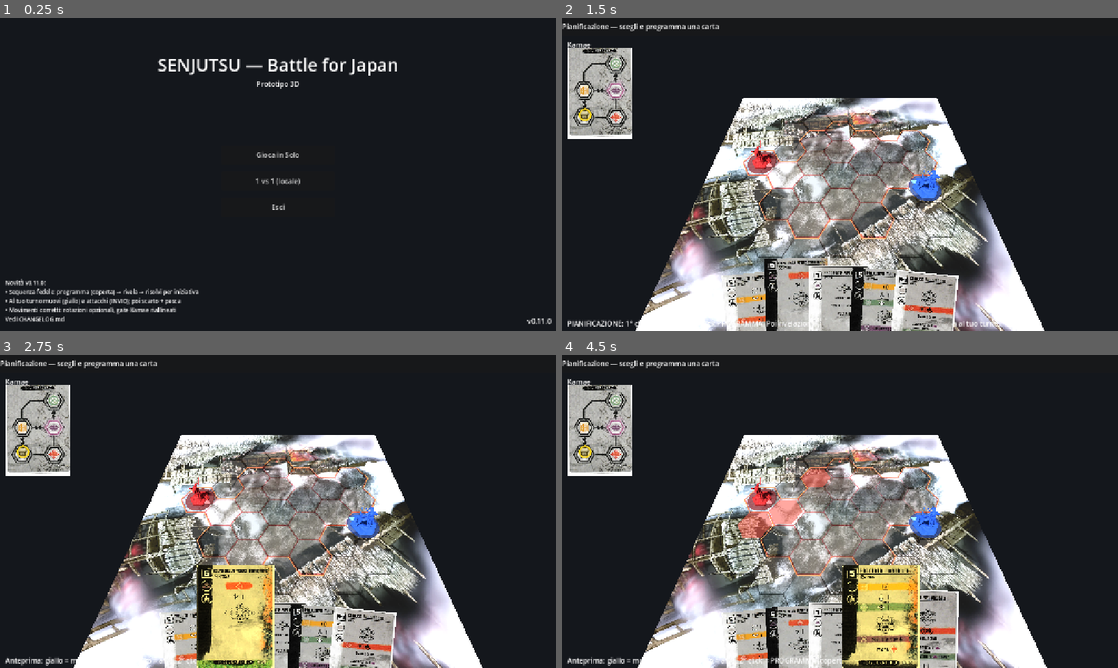
Above: before the commit, frames 1-4 (two rows, left to right).
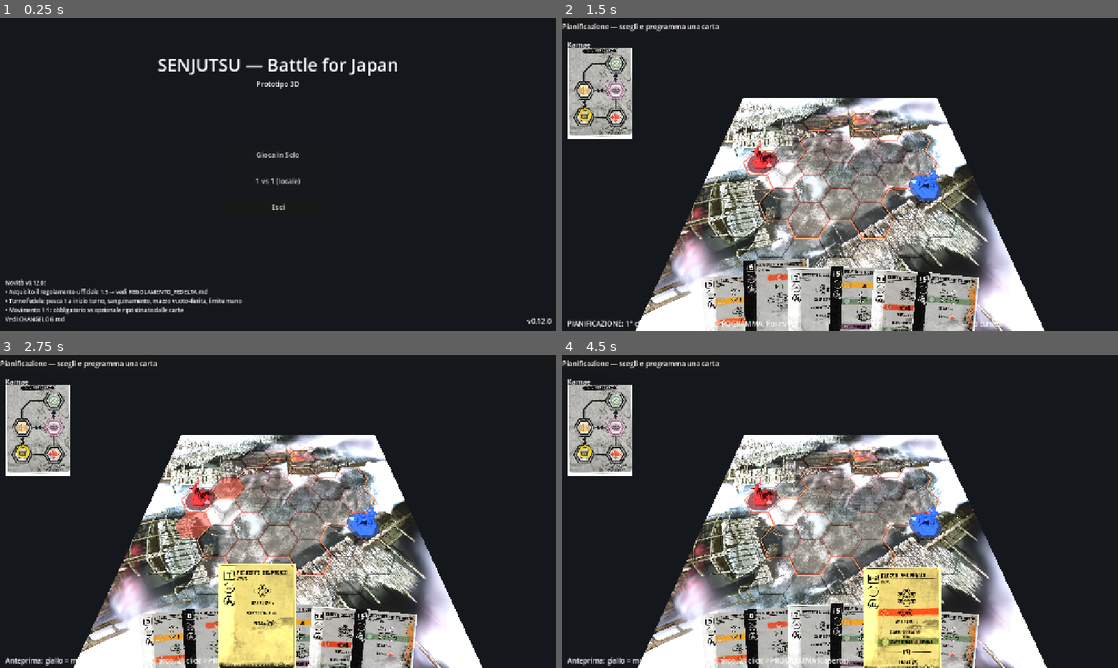
Above: after the commit, the same moments.

Repository: Tannoiser2/Sunjuntsu
Game: Godot game, scene res://scenes/Menu.tscn
Same seed, same stepped clock (60 frames per second), same inputs: the game is played once before the commit and once after it.
Inputs (mouse positions are in pixels of both pictures, inside the frame that each line leads up to):
- Up to frame 1 (0.25 s): no input
- Up to frame 2 (1.5 s): click "Gioca in Solo" at 0.5 s; tap Enter at 1.25 s; drag from (756, 315) to (895, 105) at 1.27 s
- Up to frame 3 (2.75 s): tap Space at 2 s; drag from (233, 649) to (250, 574) at 2.02 s
- Up to frame 4 (4.5 s): tap Enter at 2.75, 2.85, 4.25 s; move the mouse to (840, 646) at 2.77 s; hold Right 2.78-3.5 s; click (840, 646) at 2.92 s; tap Space at 3.5 s; drag from (878, 649) to (673, 464) at 3.52 s; drag from (923, 652) to (867, 511) at 4.27 s

The runs differ from the first frame. In frame 1, 1.1% of the frame differs, in the area x 1-98%, y 84-98%; in frame 2, 7.4%; in frame 3, 9.8%; in frame 4, 11%, in the area x 25-75%, y 36-100%.

Commit message:
Verso il regolamento 1:1: regole 1.5 acquisite, turno e movimento fedeli
- Acquisito e trascritto il regolamento ufficiale Senjutsu 1.5 (gennaio 2026)
  dal repo Tabelle_Materiali. Aggiunto REGOLAMENTO_FEDELTA.md con spec
  autorevole del turno/combattimento e analisi scostamenti + roadmap.
- Struttura di turno fedele 1.5: pesca 1 carta a inizio turno (non riempi la
  mano), sanguinamento al passo Draw, mazzo vuoto => ferita (no rimescolo),
  limite mano applicato a fine turno. Pareggi iniziativa per tipo
  (difesa->attacco->meditazione->core).
- Movimento riallineato 1:1 con le carte: ripristinata la distinzione
  obbligatorio (icona piena) vs opzionale (icona vuota) dagli audit.
  Restano da rivedere a mano #26/#27/#33/#23.
- Test aggiornati alla nuova tempistica di pesca. Versione 0.12.0.

Co-Authored-By: Claude Opus 4.8 <noreply@anthropic.com>
Claude-Session: https://claude.ai/code/session_01Pn2piErvac8EuvNU8t5qNM

Diff:
--- a/godot/data/cards/geometry.json
+++ b/godot/data/cards/geometry.json
@@ -96,7 +96,7 @@
          1
         ],
         "n": 1,
-        "opt": true
+        "opt": false
        }
       ]
      }
@@ -136,7 +136,7 @@
        {
         "t": "rot",
         "n": 1,
-        "opt": true
+        "opt": false
        }
       ]
      }
@@ -529,7 +529,7 @@
        {
         "t": "rot",
         "n": 1,
-        "opt": true,
+        "opt": false,
         "kamae": "aggression"
        }
       ]
@@ -584,7 +584,7 @@
         "t": "step",
         "dir": -1,
         "n": 1,
-        "opt": true,
+        "opt": false,
         "kamae": "balance"
        },
        {
@@ -606,7 +606,7 @@
          1
         ],
         "n": 1,
-        "opt": true,
+        "opt": false,
         "kamae": "determination"
        },
        {
@@ -642,7 +642,7 @@
         "t": "step",
         "dir": 0,
         "n": 1,
-        "opt": true,
+        "opt": false,
         "focus_cost": 1
        }
       ]
@@ -703,7 +703,7 @@
          1
         ],
         "n": 1,
-        "opt": true
+        "opt": false
        }
       ]
      },
@@ -847,7 +847,7 @@
         "t": "step",
         "dir": 0,
         "n": 1,
-        "opt": true,
+        "opt": false,
         "kamae": "aggression"
        }
       ]
@@ -1089,7 +1089,7 @@
         "t": "step",
         "dir": 0,
         "n": 1,
-        "opt": true
+        "opt": false
        }
       ]
      }
@@ -1129,7 +1129,7 @@
         "t": "step",
         "dir": 0,
         "n": 1,
-        "opt": true
+        "opt": false
        }
       ]
      }
@@ -1163,7 +1163,7 @@
         "t": "step",
         "dir": 0,
         "n": 1,
-        "opt": true
+        "opt": false
        }
       ]
      },
@@ -1174,7 +1174,7 @@
         "t": "step",
         "dir": 3,
         "n": 1,
-        "opt": true
+        "opt": false
        }
       ]
      }
@@ -1339,7 +1339,7 @@
         "t": "step",
         "dir": 0,
         "n": 1,
-        "opt": true,
+        "opt": false,
         "kamae": "determination"
        },
        {
@@ -1366,7 +1366,7 @@
         "t": "step",
         "dir": 0,
         "n": 1,
-        "opt": true
+        "opt": false
        }
       ]
      }
@@ -1403,12 +1403,12 @@
         "t": "step",
         "dir": 0,
         "n": 1,
-        "opt": true
-       },
-       {
-        "t": "rot",
-        "n": 1,
-        "opt": true
+        "opt": false
+       },
+       {
+        "t": "rot",
+        "n": 1,
+        "opt": false
        }
       ]
      },
@@ -1419,12 +1419,12 @@
         "t": "step",
         "dir": 3,
         "n": 1,
-        "opt": true
-       },
-       {
-        "t": "rot",
-        "n": 1,
-        "opt": true
+        "opt": false
+       },
+       {
+        "t": "rot",
+        "n": 1,
+        "opt": false
        }
       ]
      }
@@ -1531,7 +1531,7 @@
         "t": "step",
         "dir": 0,
         "n": 1,
-        "opt": true
+        "opt": false
        },
        {
         "t": "step",
@@ -1611,7 +1611,7 @@
         "t": "step",
         "dir": -1,
         "n": 1,
-        "opt": true
+        "opt": false
        },
        {
         "t": "rot",
@@ -1680,7 +1680,7 @@
         "t": "step",
         "dir": 0,
         "n": 1,
-        "opt": true
+        "opt": false
        },
        {
         "t": "step",
@@ -1725,7 +1725,7 @@
         "t": "step",
         "dir": -1,
         "n": 2,
-        "opt": true
+        "opt": false
        },
        {
         "t": "rot",
@@ -1899,7 +1899,7 @@
         "t": "step",
         "dir": -1,
         "n": 1,
-        "opt": true,
+        "opt": false,
         "kamae": "balance"
        }
       ]
--- a/godot/engine/Duel.gd
+++ b/godot/engine/Duel.gd
@@ -48,12 +48,31 @@
 
 
 func start() -> void:
+	# Setup (passo 13 del regolamento): pesca fino al limite di mano.
 	for f in state.fighters:
 		while f.hand.size() < f.hand_limit:
 			if f.draw_one() == -1:
 				break
+	_begin_turn()   # passo Draw del 1° turno
 	_set_phase(Domain.Phase.PLANNING)
 	_autoplan_ai()
+
+
+## Passo "Draw" del turno (regolamento 1.5): per ogni combattente, se ha almeno
+## una ferita sanguinante scarta 1 carta dal mazzo, poi pesca 1 carta (mazzo
+## vuoto ⇒ ferita). Restituisce true se il duello continua.
+func _begin_turn() -> bool:
+	for f in state.fighters:
+		if f.is_defeated():
+			continue
+		if f.has_bleed() and not f.draw_pile.is_empty():
+			f.discard.append(f.draw_pile.pop_back())
+		f.draw_one()
+	var w := _check_winner()
+	if w != -2:
+		_finish([], w)
+		return false
+	return true
 
 
 func _set_phase(p: int) -> void:
@@ -521,18 +540,20 @@
 
 func _cleanup(log: Array) -> void:
 	_set_phase(Domain.Phase.CLEANUP)
+	# Passo "Discard": scarta la carta giocata e rientra nel limite di mano.
 	for f in state.fighters:
 		if f.planned != -1:
 			f.discard.append(f.planned)
 			f.planned = -1
-		# Sanguinamento: a inizio turno scarti la prima carta del mazzo (max 1).
-		if f.has_bleed() and not f.draw_pile.is_empty():
-			f.discard.append(f.draw_pile.pop_back())
-			log.append("%s sanguina: scarta una carta dal mazzo" % f.character)
-		if f.hand.size() < f.hand_limit:
-			f.draw_one()
+		# Se la mano supera il limite, scarta a faccia in giù fino al limite.
+		while f.hand.size() > f.hand_limit:
+			f.discard.append(f.hand.pop_back())
+			log.append("%s scarta in eccesso (limite mano %d)" % [f.character, f.hand_limit])
 	state.round_num += 1
 	turn_resolved.emit(log)
+	# Passo "Draw" del turno successivo (sanguinamento + pesca 1).
+	if not _begin_turn():
+		return
 	_set_phase(Domain.Phase.PLANNING)
 	_autoplan_ai()
 
--- a/godot/engine/GameState.gd
+++ b/godot/engine/GameState.gd
@@ -42,13 +42,11 @@
 	func has_bleed() -> bool:
 		return wounds.has("bleed")
 
-	## Pesca una carta dal mazzo; rimescola gli scarti se vuoto.
+	## Pesca una carta dal mazzo. Regola 1.5: se il mazzo è vuoto, invece di
+	## pescare subisci una ferita (nessun rimescolo degli scarti).
 	func draw_one() -> int:
 		if draw_pile.is_empty():
-			draw_pile = discard.duplicate()
-			discard.clear()
-			draw_pile.shuffle()
-		if draw_pile.is_empty():
+			wounds.append("deck")   # "decking out": ferita invece di pescare
 			return -1
 		var id: int = draw_pile.pop_back()
 		hand.append(id)
--- a/godot/project.godot
+++ b/godot/project.godot
@@ -12,7 +12,7 @@
 
 config/name="Senjutsu: Battle for Japan"
 config/description="Reimplementazione digitale 3D di Senjutsu (Lucky Duck Games) — uso personale. Pedine 3D su mappa esagonale, modalità solo e 1v1."
-config/version="0.11.0"
+config/version="0.12.0"
 run/main_scene="res://scenes/Menu.tscn"
 config/features=PackedStringArray("4.6", "Forward Plus")
 config/icon="res://icon.svg"
--- a/godot/scenes/Menu.gd
+++ b/godot/scenes/Menu.gd
@@ -9,7 +9,7 @@
 
 	var version: String = str(ProjectSettings.get_setting("application/config/version", "?"))
 	$Version.text = "v%s" % version
-	$Changes.text = "Novità v%s:\n• Sequenza fedele: programma (coperta) → rivela → risolvi per iniziativa\n• Al tuo turno muovi (giallo) e attacchi (INVIO); poi scarto + pesca\n• Movimenti corretti: rotazioni opzionali, gate Kamae riallineati\nVedi CHANGELOG.md" % version
+	$Changes.text = "Novità v%s:\n• Acquisito il regolamento ufficiale 1.5 → vedi REGOLAMENTO_FEDELTA.md\n• Turno fedele: pesca 1 a inizio turno, sanguinamento, mazzo vuoto=ferita, limite mano\n• Movimento 1:1: obbligatorio vs opzionale ripristinato dalle carte\nVedi CHANGELOG.md" % version
 
 
 func _on_solo() -> void:
--- a/godot/tests/test_interactive.gd
+++ b/godot/tests/test_interactive.gd
@@ -39,7 +39,8 @@
 	else: print("OK: turno completato (cleanup)")
 	if a.discard.size() <= disc_before: print("FAIL: nessuno scarto"); ok=false
 	else: print("OK: carta scartata (scarti ", a.discard.size(), ")")
-	if a.hand.size() != a.hand_limit: print("FAIL: mano non ripescata =", a.hand.size()); ok=false
-	else: print("OK: mano ripescata a ", a.hand.size())
+	# Regola 1.5: si pesca 1 carta a inizio turno (mano = limite+1 prima di scegliere).
+	if a.hand.size() != a.hand_limit + 1: print("FAIL: pesca inizio turno errata =", a.hand.size(), " atteso ", a.hand_limit+1); ok=false
+	else: print("OK: pescata 1 a inizio turno, mano =", a.hand.size())
 	print("RISULTATO: ", "PASS" if ok else "FAIL")
 	get_tree().quit(0 if ok else 1)
Not shown, changed: CHANGELOG.md
Not shown, added: REGOLAMENTO_FEDELTA.md
